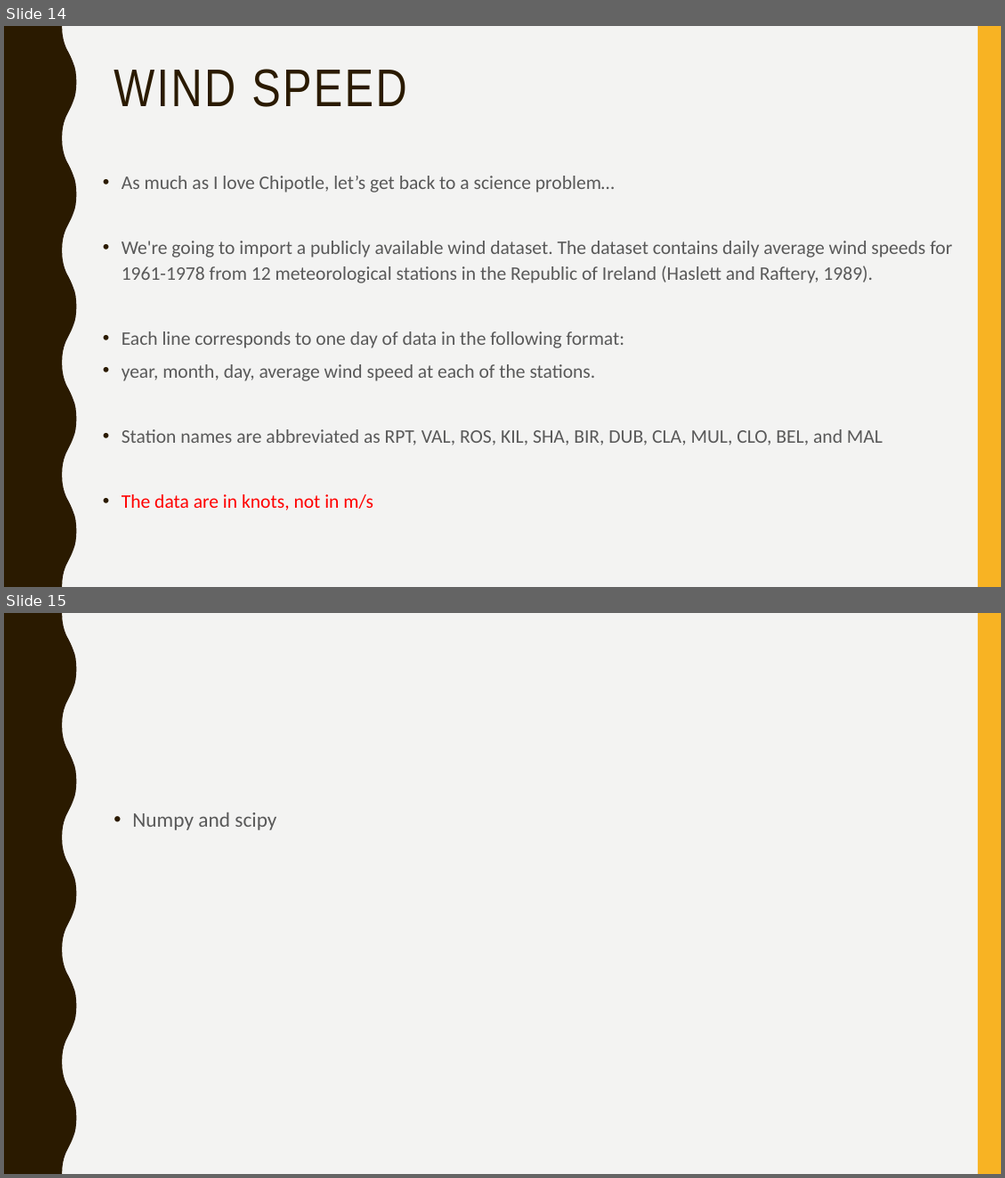
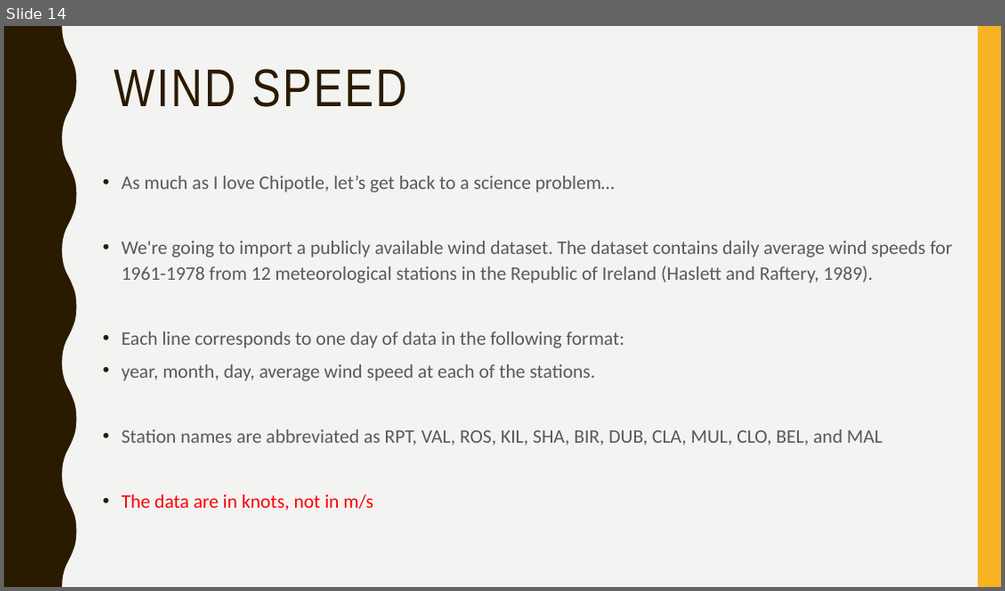
Before and after one commit to narock/scientific_computing_course, a slide deck: 02_Libraries/02_Scientific_Computing_Libs.pptx. Shown one above the other, each under a label of ours: slides 14 and 15 before the commit, slide 14 after it. The pictures are 1005x1178 and 1005x591 pixels, drawn with LibreOffice and Linux fonts; fonts in the diff are those of the drawing. Boxes give left, top, right and bottom in pixels: in the first picture for what was removed or moved away, otherwise in the second. Text is boxed around its words. In the diff, an @@ line names an element or a change of style, - is before the commit and + after.

```diff
--- a/02_Libraries/02_Scientific_Computing_Libs.pptx
+++ b/02_Libraries/02_Scientific_Computing_Libs.pptx
@@ slide 15 removed at [4, 613, 1001, 1174], background #F3F3F2; not listed: 2 template elements that a slide beside it also shows @@
@@ text removed at [132, 812, 276, 830] @@
-• Numpy and scipy
```
Also in this commit, not shown: 14 slides added, 1 other slide removed, 8 other files.
